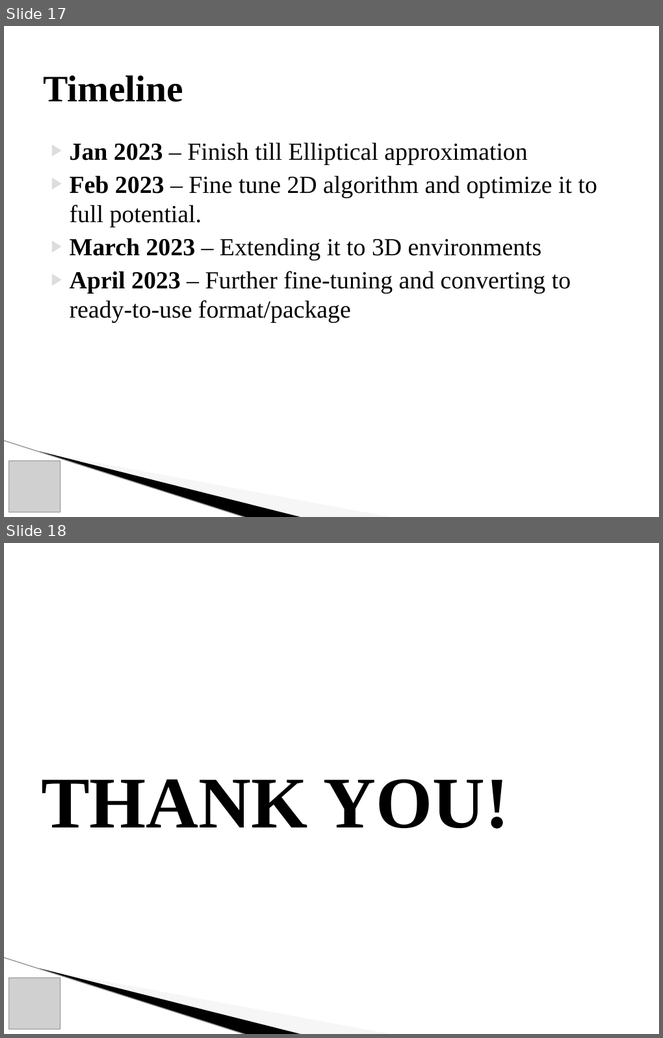
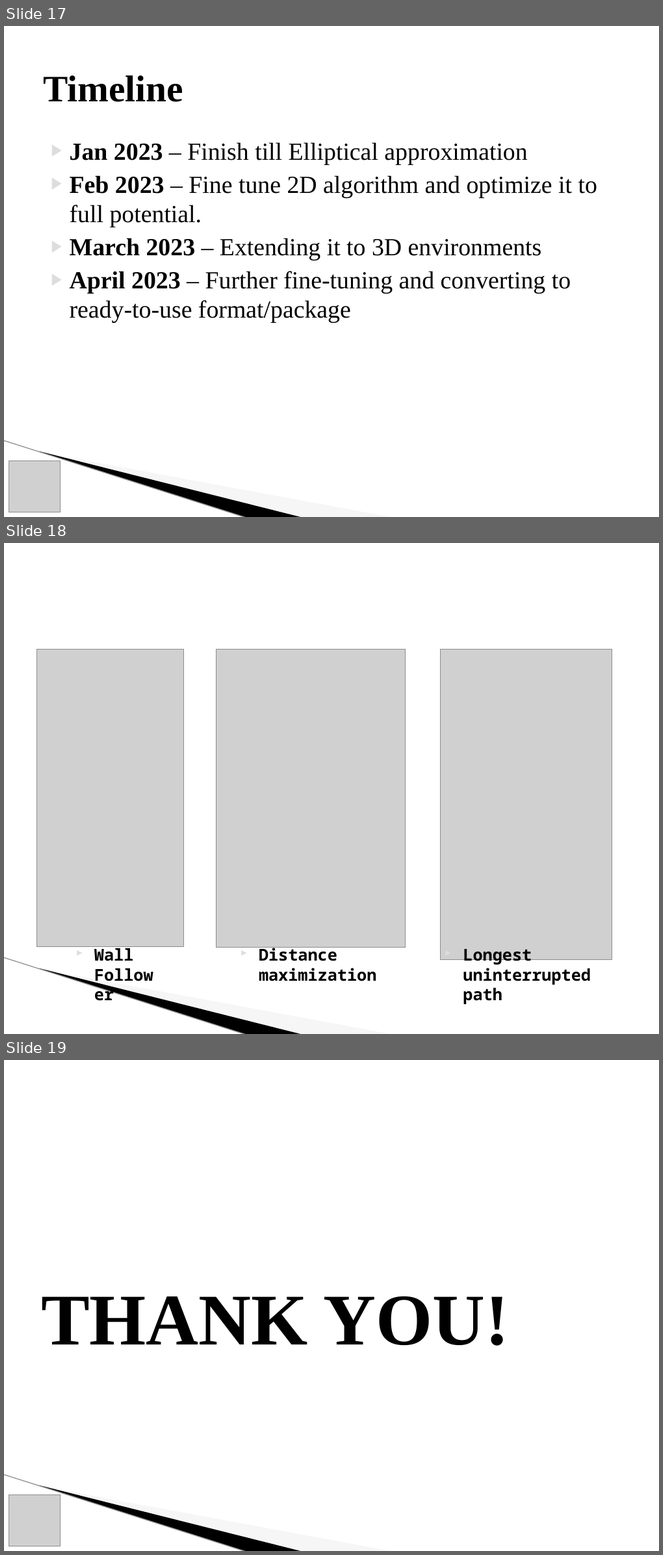
Before and after one commit to agcl-mr/PathPlanningComp, a slide deck: Submission/ME18B074_Mid_Term_Review_ppt.pptx. Shown one above the other, each under a label of ours: slides 17 and 18 before the commit, slides 17, 18 and 19 after it. The pictures are 663x1038 and 663x1555 pixels, drawn with LibreOffice and Linux fonts; fonts in the diff are those of the drawing; grey boxes stand for pictures; background and template pictures are left out. Boxes give left, top, right and bottom in pixels: in the first picture for what was removed or moved away, otherwise in the second. Text is boxed around its words. In the diff, an @@ line names an element or a change of style, - is before the commit and + after.

```diff
--- a/Submission/ME18B074_Mid_Term_Review_ppt.pptx
+++ b/Submission/ME18B074_Mid_Term_Review_ppt.pptx
@@ slide 18 added at bbox=[4, 543, 659, 1034], background #FFFFFF; not listed: 3 template elements that a slide beside it also shows @@
@@ group added at bbox=[36, 649, 612, 1005]: 3 pictures, 3 texts @@
+Wall Follower
+Distance maximization
+Longest uninterrupted path
@@ what was slide 18 is now slide 19 @@
```
Also in this commit, not shown: 1 slide changed, 47 other files.
